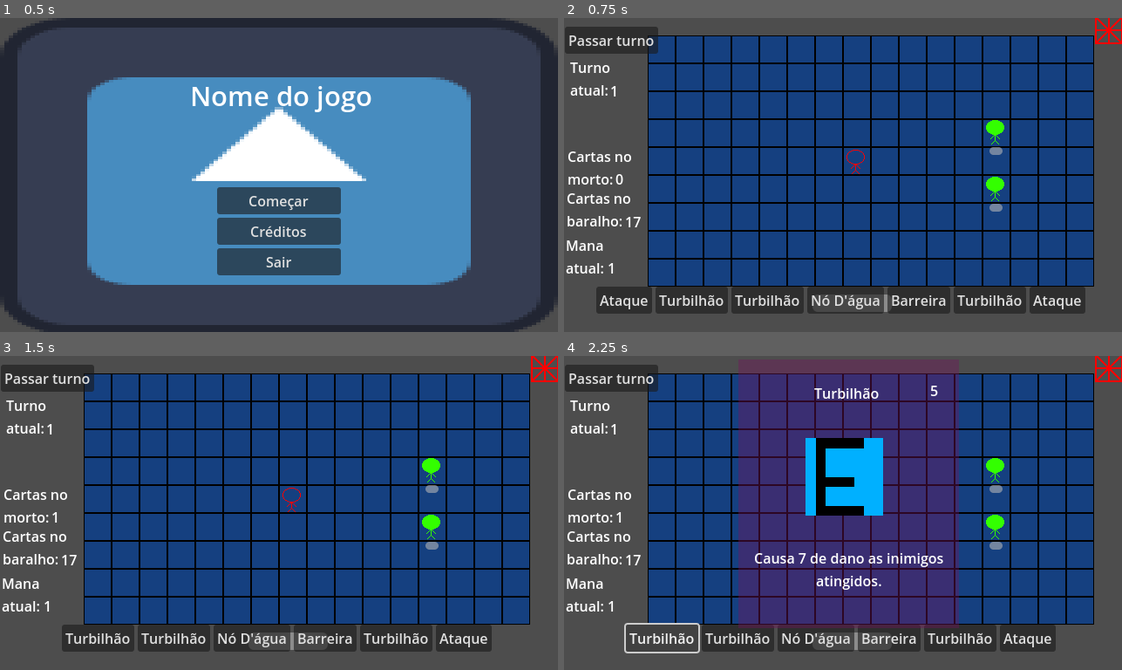
Above: before the commit, frames 1-4 (two rows, left to right).
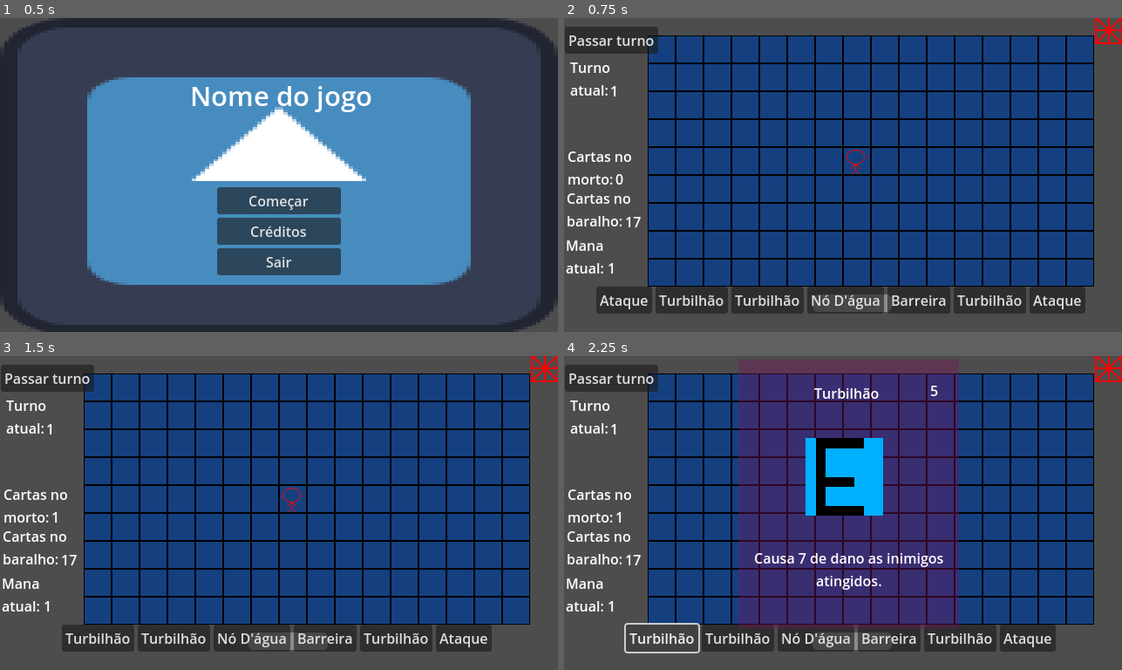
Above: after the commit, the same moments.

Repository: gdp-ufrj/alikia
Game: Godot game, scene res://Scenes/menu.tscn
Two runs of this game, one before a commit and one after it. Both use one fixed random seed, a clock stepped at 60 frames per second and the inputs below. The engine's default icon, where the game draws it, is replaced by a stand-in: a white triangle on a blue panel in a dark square.
Inputs:
- Up to frame 1 (0.5 s): no input
- Up to frame 2 (0.75 s): click "Começar" at 0.5 s
- Up to frame 3 (1.5 s): click "Ataque" at 1.25 s
- Up to frame 4 (2.25 s): click "Turbilhão" at 2 s

Frame 1 is identical in both runs. In frame 2, 0.4% of the frame differs, in the area x 75-79%, y 32-62%; in frame 3, 0.4%; in frame 4, 0.4%.

Commit message:
fix: Inimigos morrem e saem todas referências

Diff:
--- a/Scenes/battle.tscn
+++ b/Scenes/battle.tscn
@@ -6,7 +6,6 @@
 [ext_resource type="PackedScene" uid="uid://x3kx1qwj8efj" path="res://Scenes/Player.tscn" id="2_c5tmv"]
 [ext_resource type="Texture2D" uid="uid://cp7cue2ma2tp6" path="res://Assets/icon.svg" id="3_ku65w"]
 [ext_resource type="Script" path="res://Scripts/Battle/grid.gd" id="5_apr0j"]
-[ext_resource type="PackedScene" uid="uid://cbbvbnmd7l68d" path="res://Scenes/enemy.tscn" id="6_ot51i"]
 [ext_resource type="Script" path="res://Scripts/Battle/Enemy/enemies.gd" id="7_fmiyn"]
 
 [sub_resource type="TileSetAtlasSource" id="TileSetAtlasSource_ypkjx"]
@@ -100,16 +99,6 @@
 [node name="Enemies" type="Node2D" parent="."]
 script = ExtResource("7_fmiyn")
 
-[node name="Enemy" parent="Enemies" instance=ExtResource("6_ot51i")]
-visible = false
-position = Vector2(335, -32)
-
-[node name="Enemy2" parent="Enemies" instance=ExtResource("6_ot51i")]
-position = Vector2(175, 14)
-
-[node name="Enemy3" parent="Enemies" instance=ExtResource("6_ot51i")]
-position = Vector2(175, -51)
-
 [node name="Marker2D" type="Marker2D" parent="."]
 position = Vector2(274, -146)
 
--- a/Scripts/Battle/Enemy/enemies.gd
+++ b/Scripts/Battle/Enemy/enemies.gd
@@ -37,16 +37,9 @@
 		#var enemy_spawn = randf_range(0, enemies.size())
 
 	if count % 3 == 0:
-		var scene = enemy_1.instantiate()
-		scene.position = marker_2d.position
-		add_child(scene)
-		enemies.append(scene)
-
+		_create_enemy()
 	if count % 7 == 0:
-		var scene = enemy_1.instantiate()
-		scene.position = marker_2d_2.position
-		add_child(scene)
-		enemies.append(scene)
+		_create_enemy()
 
 	#if test == true:
 		#$Enemy.position = marker_2d.position
@@ -54,3 +47,15 @@
 
 
 		#await get_tree().create_timer(0.5).timeout #timer para o movimento de cada inimigo
+
+func _create_enemy():
+	var scene = enemy_1.instantiate()
+	scene.position = marker_2d.position
+	add_child(scene)
+	enemies.append(scene)
+	scene.die.connect(self._on_enemy_die)
+
+func _on_enemy_die(enemy):
+	enemies.erase(enemy)
+	astar_grid.set_point_solid(tile_map.local_to_map(enemy.global_position), false)
+	enemy.queue_free()
--- a/Scripts/Battle/Enemy/enemy.gd
+++ b/Scripts/Battle/Enemy/enemy.gd
@@ -1,4 +1,6 @@
 extends Node2D
+
+signal die(enemy)
 
 @onready var tile_map = $"../../TileMap"
 @onready var player = $"../../Player"
@@ -13,7 +15,7 @@
 func _ready():
 	astar_grid = tile_map.astar_grid
 	astar_grid.set_point_solid(tile_map.local_to_map(global_position))
-	hp = 20
+	hp = 5
 	update_health_bar()
 
 func move(target, range = 1, is_push = false):
@@ -65,7 +67,7 @@
 	update_health_bar()
 
 func _die():
-	queue_free()
+	die.emit(self)
 
 func update_health_bar():
 	var health_bar = $HealthBar
Not shown: 1 places in Scenes/battle.tscn that only renumber resources
